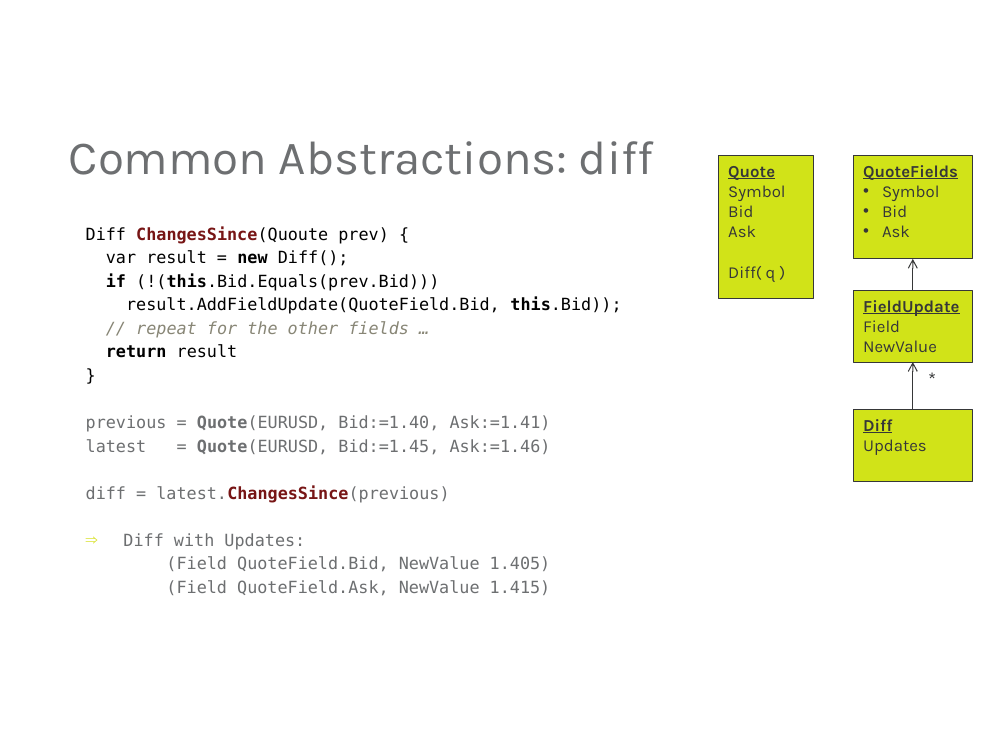
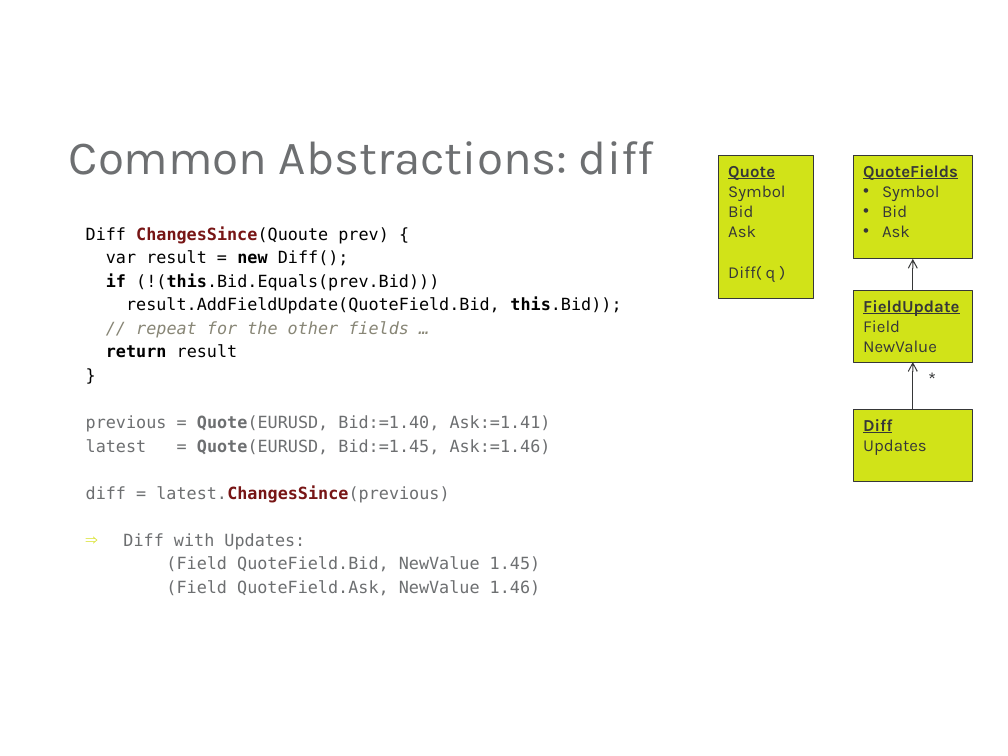
Before and after one commit to mjul/top-10-clojure-oredev-2011, a slide deck: slide 28 of Top Things to Learn From Clojure.pptx. Drawn at 1008x756 pixels with LibreOffice and Linux fonts; fonts in the diff are those of the drawing; background and template pictures are left out. Boxes give left, top, right and bottom in pixels: in the first picture for what was removed or moved away, otherwise in the second. Text is boxed around its words. In the diff, an @@ line names an element or a change of style, - is before the commit and + after.

Commit message:
Improved grammar.

```diff
--- a/Top Things to Learn From Clojure.pptx
+++ b/Top Things to Learn From Clojure.pptx
@@ text at bbox=[166, 556, 541, 596]: text changed @@
-(Field QuoteField.Bid, NewValue 1.405)
-(Field QuoteField.Ask, NewValue 1.415)
+(Field QuoteField.Bid, NewValue 1.45)
+(Field QuoteField.Ask, NewValue 1.46)
```
Also in this commit, not shown: 1 other slide changed.
